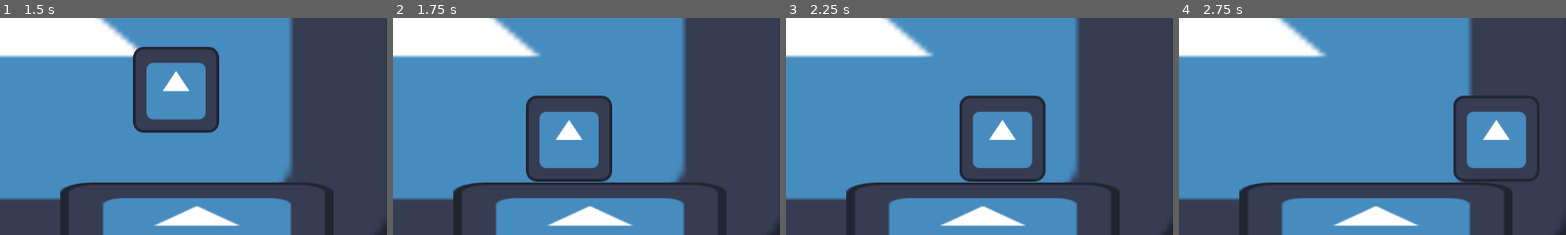
Above: before the commit, frames 1-4 (left to right).
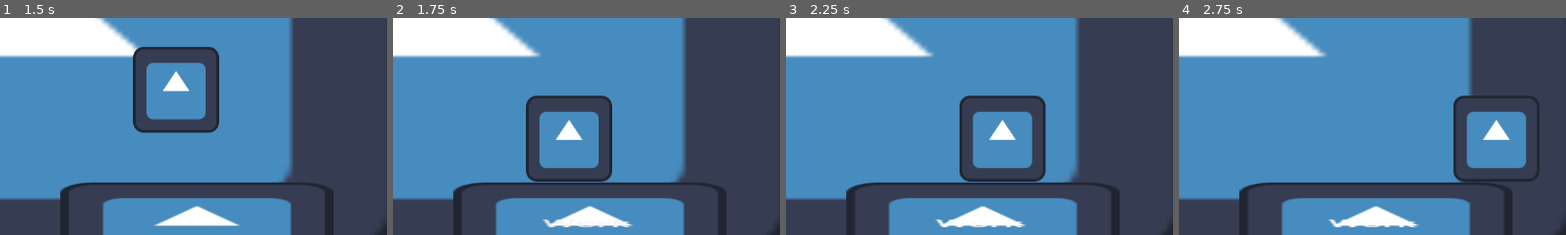
Above: after the commit, the same moments.

Repository: rschlegeTH/EPWS2526PritzkauSchlegel
Game: Godot game, scene res://main_scene_room.tscn
Same seed, same stepped clock (60 frames per second), same inputs: the game is played once before the commit and once after it. This scene is started directly instead of the project's main scene. The engine's default icon, where the game draws it, is replaced by a stand-in: a white triangle on a blue panel in a dark square.
Inputs:
- Up to frame 1 (1.5 s): tap Enter at 0.5 s; hold Right (ui_right) 0.53-1.28 s; hold E (interact, bound only after the commit) 0.53-1.28 s; hold Down (ui_down) from 1.28 s (still down); tap E (interact, bound only after the commit) at 1.35 s
- Up to frame 2 (1.75 s): keep holding Down (ui_down)
- Up to frame 3 (2.25 s): tap Space at 2 s; release Down (ui_down) at 2.03 s; hold Right (ui_right) from 2.03 s (still down); hold E (interact, bound only after the commit) from 2.03 s (still down)
- Up to frame 4 (2.75 s): keep holding Right (ui_right); keep holding E (interact, bound only after the commit)
The pictures show only the part of the screen within x 47-97%, y 43-93%; the shares and areas given below are measured in that part.

Frame 1 is identical in both runs. In frame 2, 0.2% of the frame differs, in the area x 38-62%, y 92-97%; in frame 3, 0.2%; in frame 4, 0.2%.

Commit message:
Raum Upd

Diff:
--- a/Development/new-game-project/main_scene_room.tscn
+++ b/Development/new-game-project/main_scene_room.tscn
@@ -1,12 +1,9 @@
-[gd_scene load_steps=30 format=3 uid="uid://txamr71ux6xl"]
+[gd_scene load_steps=27 format=3 uid="uid://txamr71ux6xl"]
 
 [ext_resource type="PackedScene" uid="uid://001sx3h20shs" path="res://variablen_manager.tscn" id="1_l7cbk"]
 [ext_resource type="Script" uid="uid://c2ojj45s1ubir" path="res://scritps/player.gd" id="2_uvgfp"]
-[ext_resource type="Script" uid="uid://d1k61c726l7qn" path="res://scritps/work_button.gd" id="2_v0yip"]
 [ext_resource type="Script" uid="uid://b8vwaq150pbxl" path="res://scritps/work_rich_text_label.gd" id="3_uvgfp"]
-[ext_resource type="Script" uid="uid://deg6qcfxc7e1" path="res://scritps/play_button.gd" id="4_vl18p"]
 [ext_resource type="Script" uid="uid://trb6bkry4npk" path="res://scritps/play_rich_text_label.gd" id="5_4lggk"]
-[ext_resource type="Script" uid="uid://66broqn01w7x" path="res://scritps/sleep_button.gd" id="6_hehhx"]
 [ext_resource type="Script" uid="uid://bx3oit2pd0xot" path="res://scritps/sleep_rich_text_label.gd" id="7_48x2x"]
 [ext_resource type="Script" uid="uid://5f8rgbug8fqr" path="res://scritps/days.gd" id="8_woe6x"]
 [ext_resource type="Script" uid="uid://cm85b04uqbmju" path="res://scritps/time.gd" id="9_xpli3"]
@@ -49,7 +46,7 @@
 size = Vector2(126.92207, 122)
 
 [sub_resource type="RectangleShape2D" id="RectangleShape2D_hehhx"]
-size = Vector2(125.84418, 52)
+size = Vector2(125.84418, 53.14499)
 
 [sub_resource type="RectangleShape2D" id="RectangleShape2D_vl18p"]
 size = Vector2(128.00003, 125.956024)
@@ -104,11 +101,24 @@
 [node name="Sprite2D" type="Sprite2D" parent="Room/Bett"]
 texture = ExtResource("16_v0yip")
 
-[node name="Area2D" type="Area2D" parent="Room/Bett"]
-
-[node name="CollisionShape2D" type="CollisionShape2D" parent="Room/Bett/Area2D"]
-position = Vector2(0, 87.855)
+[node name="BettArea2D" type="Area2D" parent="Room/Bett"]
+
+[node name="CollisionShape2D" type="CollisionShape2D" parent="Room/Bett/BettArea2D"]
+position = Vector2(0, 88.427505)
 shape = SubResource("RectangleShape2D_hehhx")
+
+[node name="SleepRichTextLabel" type="RichTextLabel" parent="Room/Bett/BettArea2D"]
+visible = false
+offset_left = -62.65263
+offset_top = -50.0
+offset_right = 62.922108
+offset_bottom = 60.0
+mouse_filter = 1
+bbcode_enabled = true
+text = "[sleepEffect]Sleep[/sleepEffect]"
+horizontal_alignment = 1
+vertical_alignment = 1
+script = ExtResource("7_48x2x")
 
 [node name="Konsole" type="StaticBody2D" parent="Room"]
 position = Vector2(-39.777775, 51.481483)
@@ -123,11 +133,23 @@
 shape = SubResource("RectangleShape2D_vl18p")
 
 [node name="Area2D" type="Area2D" parent="Room/Konsole"]
-rotation = 3.1415927
 
 [node name="CollisionShape2D" type="CollisionShape2D" parent="Room/Konsole/Area2D"]
-position = Vector2(0, 87.855)
+position = Vector2(-0.6666665, -91.59279)
 shape = SubResource("RectangleShape2D_hehhx")
+
+[node name="PlayRichTextLabel" type="RichTextLabel" parent="Room/Konsole/Area2D"]
+visible = false
+offset_left = -65.33331
+offset_top = -68.08781
+offset_right = 66.00003
+offset_bottom = 71.91219
+mouse_filter = 1
+bbcode_enabled = true
+text = "[playEffect]Play[/playEffect]"
+horizontal_alignment = 1
+vertical_alignment = 1
+script = ExtResource("5_4lggk")
 
 [node name="Arbeitsplatz" type="StaticBody2D" parent="Room"]
 position = Vector2(28.444447, 51.555557)
@@ -143,11 +165,23 @@
 shape = SubResource("RectangleShape2D_4lggk")
 
 [node name="Area2D" type="Area2D" parent="Room/Arbeitsplatz"]
-rotation = 3.1415927
 
 [node name="CollisionShape2D" type="CollisionShape2D" parent="Room/Arbeitsplatz/Area2D"]
-position = Vector2(0, 87.855)
+position = Vector2(0.31527132, -92.99797)
 shape = SubResource("RectangleShape2D_hehhx")
+
+[node name="WorkRichTextLabel" type="RichTextLabel" parent="Room/Arbeitsplatz/Area2D"]
+visible = false
+offset_left = -64.63054
+offset_top = -69.493004
+offset_right = 63.684723
+offset_bottom = 64.38323
+mouse_filter = 1
+bbcode_enabled = true
+text = "[workEffect]Work[/workEffect]"
+horizontal_alignment = 1
+vertical_alignment = 1
+script = ExtResource("3_uvgfp")
 
 [node name="Tür" type="Sprite2D" parent="Room"]
 position = Vector2(37.888897, -62.419754)
@@ -178,71 +212,6 @@
 
 [node name="CollisionShape2D" type="CollisionShape2D" parent="Room/RoomBorder/RightBorder"]
 shape = SubResource("WorldBoundaryShape2D_uvgfp")
-
-[node name="Buttons" type="Node" parent="."]
-
-[node name="Work Button" type="Button" parent="Buttons"]
-visible = false
-offset_left = -535.0
-offset_top = 132.0
-offset_right = -281.0
-offset_bottom = 272.0
-mouse_default_cursor_shape = 2
-theme_override_font_sizes/font_size = 96
-script = ExtResource("2_v0yip")
-
-[node name="WorkRichTextLabel" type="RichTextLabel" parent="Buttons/Work Button"]
-visible = false
-layout_mode = 0
-offset_right = 253.0
-offset_bottom = 140.0
-mouse_filter = 1
-theme_override_font_sizes/normal_font_size = 96
-bbcode_enabled = true
-text = "[workEffect]Work[/workEffect]"
-script = ExtResource("3_uvgfp")
-
-[node name="Play Button" type="Button" parent="Buttons"]
-visible = false
-offset_left = -139.0
-offset_top = 133.0
-offset_right = 115.0
-offset_bottom = 273.0
-mouse_default_cursor_shape = 2
-theme_override_font_sizes/font_size = 96
-script = ExtResource("4_vl18p")
-
-[node name="PlayRichTextLabel" type="RichTextLabel" parent="Buttons/Play Button"]
-visible = false
-layout_mode = 0
-offset_right = 253.0
-offset_bottom = 140.0
-mouse_filter = 1
-theme_override_font_sizes/normal_font_size = 96
-bbcode_enabled = true
-text = "[playEffect]Play[/playEffect]"
-script = ExtResource("5_4lggk")
-
-[node name="Sleep Button" type="Button" parent="Buttons"]
-visible = false
-offset_left = 235.0
-offset_top = 133.0
-offset_right = 489.0
-offset_bottom = 273.0
-mouse_default_cursor_shape = 2
-theme_override_font_sizes/font_size = 96
-script = ExtResource("6_hehhx")
-
-[node name="SleepRichTextLabel" type="RichTextLabel" parent="Buttons/Sleep Button"]
-visible = false
-layout_mode = 0
-offset_right = 253.0
-offset_bottom = 140.0
-mouse_filter = 1
-theme_override_font_sizes/normal_font_size = 96
-bbcode_enabled = true
-text = "[sleepEffect]Sleep[/sleepEffect]"
-script = ExtResource("7_48x2x")
 
 [node name="Lables" type="Node" parent="."]
 
@@ -379,6 +348,9 @@
 script = ExtResource("15_jo7i1")
 
 [connection signal="timeout" from="UpdateTimer" to="Variablen-Manager" method="_on_timer_timeout"]
-[connection signal="pressed" from="Buttons/Work Button" to="Buttons/Work Button" method="_on_pressed"]
-[connection signal="pressed" from="Buttons/Play Button" to="Buttons/Play Button" method="_on_pressed"]
-[connection signal="pressed" from="Buttons/Sleep Button" to="Buttons/Sleep Button" method="_on_pressed"]
+[connection signal="body_entered" from="Room/Bett/BettArea2D" to="Room/Bett/BettArea2D/SleepRichTextLabel" method="_on_bett_area_2d_body_entered"]
+[connection signal="body_exited" from="Room/Bett/BettArea2D" to="Room/Bett/BettArea2D/SleepRichTextLabel" method="_on_bett_area_2d_body_exited"]
+[connection signal="body_entered" from="Room/Konsole/Area2D" to="Room/Konsole/Area2D/PlayRichTextLabel" method="_on_area_2d_body_entered"]
+[connection signal="body_exited" from="Room/Konsole/Area2D" to="Room/Konsole/Area2D/PlayRichTextLabel" method="_on_area_2d_body_exited"]
+[connection signal="body_entered" from="Room/Arbeitsplatz/Area2D" to="Room/Arbeitsplatz/Area2D/WorkRichTextLabel" method="_on_area_2d_body_entered"]
+[connection signal="body_exited" from="Room/Arbeitsplatz/Area2D" to="Room/Arbeitsplatz/Area2D/WorkRichTextLabel" method="_on_area_2d_body_exited"]
--- a/Development/new-game-project/project.godot
+++ b/Development/new-game-project/project.godot
@@ -22,6 +22,12 @@
 "events": [Object(InputEventKey,"resource_local_to_scene":false,"resource_name":"","device":-1,"window_id":0,"alt_press …(192 unchanged characters)…
 ]
 }
+interact={
+"deadzone": 0.2,
+"events": [Object(InputEventKey,"resource_local_to_scene":false,"resource_name":"","device":-1,"window_id":0,"alt_pressed":false,"shift_pressed":false,"ctrl_pressed":false,"meta_pressed":false,"pressed":false,"keycode":0,"physical_keycode":69,"key_label":0,"unicode":101,"location":0,"echo":false,"script":null)
+, Object(InputEventKey,"resource_local_to_scene":false,"resource_name":"","device":-1,"window_id":0,"alt_pressed":false,"shift_pressed":false,"ctrl_pressed":false,"meta_pressed":false,"pressed":false,"keycode":0,"physical_keycode":32,"key_label":0,"unicode":32,"location":0,"echo":false,"script":null)
+]
+}
 
 [rendering]
 
--- a/Development/new-game-project/scritps/play_rich_text_label.gd
+++ b/Development/new-game-project/scritps/play_rich_text_label.gd
@@ -7,3 +7,13 @@
 	play_effect = PlayEffect.new()
 	play_effect.label = self
 	install_effect(play_effect)
+
+
+func _on_area_2d_body_entered(body: Node2D) -> void:
+	$".".show()
+	temp.interactionObject = 2
+
+
+func _on_area_2d_body_exited(body: Node2D) -> void:
+	$".".hide()
+	temp.interactionObject = 0
--- a/Development/new-game-project/scritps/player.gd
+++ b/Development/new-game-project/scritps/player.gd
@@ -5,7 +5,7 @@
 const JUMP_VELOCITY = -400.0
 
 
-func _physics_process(delta: float) -> void:
+func _physics_process(_delta: float) -> void:
 	# Add the gravity.
 
 
--- a/Development/new-game-project/scritps/sleep_rich_text_label.gd
+++ b/Development/new-game-project/scritps/sleep_rich_text_label.gd
@@ -8,3 +8,15 @@
 	sleep_effect = SleepEffect.new()
 	sleep_effect.label = self
 	install_effect(sleep_effect)
+
+
+func _on_bett_area_2d_body_entered(body: Node2D) -> void:
+	$".".show()
+	temp.interactionObject = 1
+
+
+
+
+func _on_bett_area_2d_body_exited(body: Node2D) -> void:
+	$".".hide()
+	temp.interactionObject = 0
--- a/Development/new-game-project/scritps/variable_manager.gd
+++ b/Development/new-game-project/scritps/variable_manager.gd
@@ -29,7 +29,7 @@
 # Parameter zur Kalkulation der Zeit seit Schlaf
 @export_range(0, 288) var ticksSinceSleep: int = 0 ## Die vergangenen Ticks, seit der letzten Nutzung des Schlafbuttons.
 #ALT Sonstige Variablen
-
+var interactionObject: int = 0
 # Anpassen, weil g_mod < 1 und clamp immer auf 1 setzt
 ## Führt die Kalkulation des Gesundheitswertes aus.
 func calcGes() -> void:
@@ -157,3 +157,10 @@
 func _input(event):
 	if event.is_action_pressed("debug_pause"):
 		debug_mode = !debug_mode
+	if (event.is_action_pressed("interact") &&(interactionObject != 0)):
+		if interactionObject == 1:
+			sleepButton()
+		elif  interactionObject == 2:
+			gameButton()
+		elif interactionObject == 3:
+			workButton()
--- a/Development/new-game-project/scritps/work_rich_text_label.gd
+++ b/Development/new-game-project/scritps/work_rich_text_label.gd
@@ -7,3 +7,13 @@
 	work_effect = WorkEffect.new()
 	work_effect.label = self
 	install_effect(work_effect)
+
+
+func _on_area_2d_body_entered(body: Node2D) -> void:
+	$".".show()
+	temp.interactionObject = 3
+
+
+func _on_area_2d_body_exited(body: Node2D) -> void:
+	$".".hide()
+	temp.interactionObject = 0
